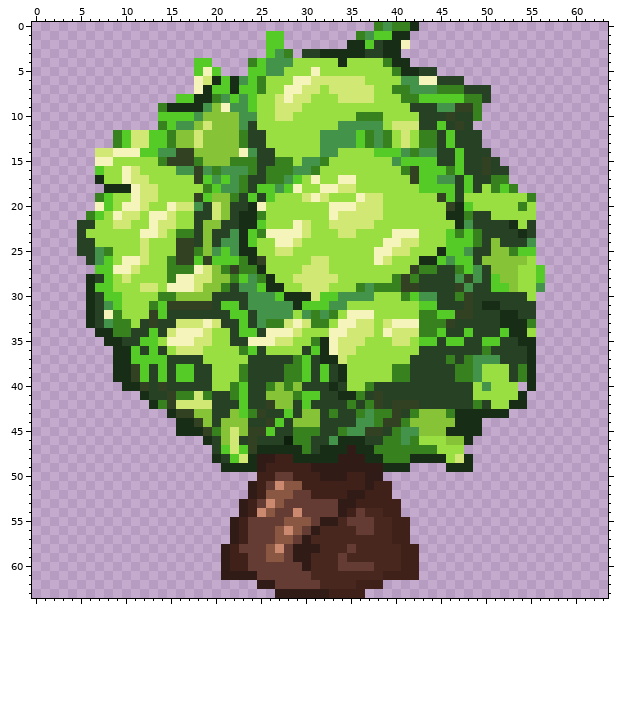
Two versions of one pixel-art sprite, SlimeQuest/Assets/Sprites/tree.png. Above: the version before the commit.
The file is 64x64 pixels.
Once edited:
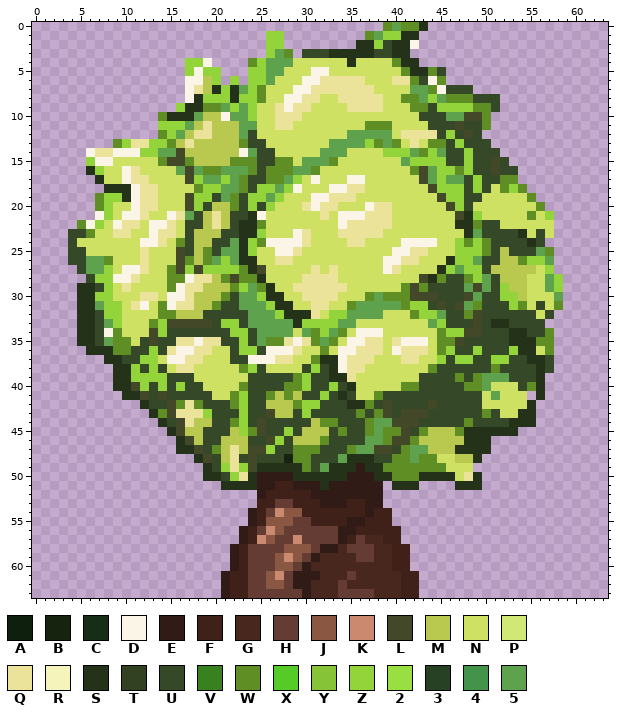
Palette (. is transparent): A #0e200d  B #16230f  C #182d16  D #fbf5e8  E #301b17  F #40211a  G #48271f  H #643c33  J #8a5742  K #cb8a6f  L #434828  M #b9c94f  N #cee163  P #d1e874  Q #ece39a  R #f4f4bb  S #233219  T #334123  U #354828  V #38811f  W #5f8e25  X #54cb27  Y #86c337  Z #93d43b  2 #99df42  3 #264123  4 #43934a  5 #5fa24d
Log entry: tree updated and I made a house
Changes in this commit:
Changed rows in their new state; - is an unchanged pixel.
first column x 4:
 0 ----------------------------------.W5WWS---------------
 1 ----------------------ZZ--------.W5ZZSS----------------
 2 ----------------------ZZ-------.SSZUSSD----------------
 3 ----------------------Z5W-UUUSSSSSUUSS-----------------
 4 -------------ZZD----WZ555NNNNNNSNNNNWSS----------------
 5 -------------ZDZZ---ZZ55NNNDDNNNNNNNNWSSWU-------------
 6 -------------DDMZ.Z.ZZ5NNNDDQQQQQNNNQQWUDW..-----------
 7 -------------DQMSZS5ZWNNNDDQQQQQQQNNNN55WDUUU..--------
 8 ------------.DSZZZSZZWNNDDQQNNQQQQQNNWW5Z5WWWUUU-------
 9 ----------..ZSSWW5Z5ZNNQDQQNNNNQQQQNNNWWUZZZZWWU-------
10 ----------WSSS5MMD55ZNNQQQNNNNNNNNNNNNNUUU55LLW--------
11 ----------ZZZ5MQMMM55NNQQNNNNNNNNWWWNNNNUUULUUW--------
12 -----.....WZ5MQQMMM5UNNNNNNNNNN55555NQQQQUZULU---------
13 -----WZQQZZWMQMMMMMWUUNNNNNNN5555ZW5WNQNWWUZUUU--------
14 --DQQDDDZZ55LMMMMMMD5UUNNNNN555NNNNZZZ5WZ5UUZUUU-------
15 --ZDDNNNNNWLLWMMMMWWWUUWWN555WNNNNNNN5ZZZZUUZUULU------
16 --SZNNDQNNNN5L5WW555WUWWW55WNNNNNNNNNNWL5ZZWZUULUU-----
17 ---SNNDQQNNNNLZ55Z5WUUWW5ZNDNNNDDNNNNNNL5Z55UZUUWW-----
18 ----SSSDQQNNNNWZZ55WUZZ5ZDNNNDDQQNNNNNNNLZZZUZUNWZW----
19 ---WZZSDQQNNNLZZU5WUZZ5ZNNNDDQQQNNNNNNNNNLZZUUNNNNNW---
20 ---WZNNDQQNNNLZUMMWUZUZNNNQDQQNNNDQQNNNNNNLZUNNNNNNNW--
21 --.DZNDDQNNDQ5UMQMUUSDNNNNNNQNDDDQQQNNNNNNNLSZNNNNNWNZ-
22 -WDZNDQQNDDQNUUMQMUSSWNNNNNNNNDQQQQQNNNNNNNSSWUUNNNNNN-
23 UUWNNQQNNDQQNUMMMUUSSZNNNDQNNNQQQQQNNNNNNNNNS5UUUUSNUN-
24 UNNNNNNNDDQNWUMMUU5SZWDDDDQNNNNQQNNNNDDDDNNZWZWUUUUSU--
25 UUNNNNNNQNNNLUMWU55SZNNDDQNNNNNNNNNNDDQQNNNZZZWUMUUU5W-
26 UU55WNNNQNNNLWMW5Z5SSNNQQNNNNNNNNNNDDQQNNNSZZ5UUMMWZZ5-
27 -U55ZNDDQNNWLZLZZZZWSLNNNNNQNQNNNNNDQNNNNSZ5ZZUMMMMMNZ-
28 --UZZDDQNNNWWDQQMWLWWSNNNNQQQQNNNNNNNNNLSWUUWZ5UMMMNN5Z
29 -SSUZNQNNNNWDQQMMMWZ5WSNNQQQQQQNNNNNNWLWUUUU5L5UZMMNN5Z
30 -SSZZNNNQQNDDQMMMWU55ZSSNNQQQQNNNW5WWWLLLUUUL5UUZZMNNN5
31 -SS5ZZNQDNWDQQMMWUU555ZSSNNQQNNW55555WZZULUL5WUUUZWNUNW
32 -SSUZZNNNNWWMMMUUUUU555ZSSSQNZZ5555NNNWZZ5UUWLUUUUUUNU-
33 -SSU5ZNNNWZLLLLLUZZU55555SZZZZ55NNNNNNNN5ZUUULUSSUUUU--
34 -SSUDWNNNLZUUUUUUUZZU5555N5WZ5WNDDDNNNNNNWZZLLUUUSSUUW-
35 -SSU5WWNULUUQQDQQUUZU5WWQDQW5WNDDQQNQDDDNWWLUUUUUSSSWW-
36 --SSSWWUUZUQDDQQNNUZZUDDDQNNWNDDQQQNDQQQNWZUUZUUUZSSNW-
37 ----SSUUZZNDDQQNNNUUDDDQQNNWSSDQQQNNNQQNNZUZZUUZZUUSSU-
38 -----SSZUZUNQQNNNNNWZUNNNNUZUSDQQNNNNNNNWUUUUUUWUUUUSU-
39 -----SSZZZZUUUNNNNNNUUUUUWZUUSSQNNNNNNNUUUUWUW555UUUS--
40 -----SSLZUZUZUUNNNNWUUUUWWZUUZUSNNNNNWWUUUUUWW5NNNUWS--
41 ------SSLULUUUUUNNWZUUWMWMUUZUSUNNWUUUUUUUUUUUN5NNN-S--
42 --------SUULWQWUUUWZUUMMMWZZUUUSSWULUUUULUUUUUNNNNNS---
43 ---------SWLQQQZUUUZUULMMUZUUUUUWUWLULLLUUUUUUWUNNSS---
44 ----------SULQMMUUWZULUUUUUMWWUUUW55LLLUUUUUWUUUUSSS---
45 -----------SLMMUUUMZWLUUZUMMMUWUUW5WWLUWMMMWSSSSSS-----
46 ------------SLMUUMMMUULZUMMMWUUUU55WLLWMMMMMSSS--------
47 ------------SSLUWMQMLLZUUWWWUUUW55LLUW55MMMSSSS--------
48 --------------SLUMQULUUUBWWUUU5SSSUUWW5WWNNMMS---------
49 ---------------SUZQZLSSSSSWU5SSS-SSWWWWWWWNNN----------
50 ---------------SSUZQSEEEESSSSSSEE-SSWWWSSSSNQS---------
51 -----------------SSSSEEFFEEESEEEE-E.SSS----SSS---------
52 --------------------.EFFFFFEEEE--EE.-------------------
53 -------------------..FFH-FFFEE-F-EE..------------------
54 -------------------.EFHKJJFFFFF-FEF-.------------------
55 ------------------..EFJJ-HHFFFFEEFFF..-----------------
56 ------------------.EF-K-HH-HHHEEFFFF-.-----------------
57 ------------------.EFKJHHKHHHHEFH--F-.-----------------
58 -----------------.EF--HHJJJHEE--HH--F-.----------------
59 -----------------.E---H-KJHE--G-HH--F-.----------------
60 -----------------.E----JJ-----GGGG--F-.----------------
61 ------------------FFH-JK-EEE---H---GG------------------
62 -----------------EFFHHJJ-EEG--H-GGGGGFF----------------
63 -----------------EFFHHHHHH-GGGHHHHGGGFF----------------
Pixel boxes of the changes (left, top, right, bottom) in both pictures:
changed: (68, 22, 563, 598)
